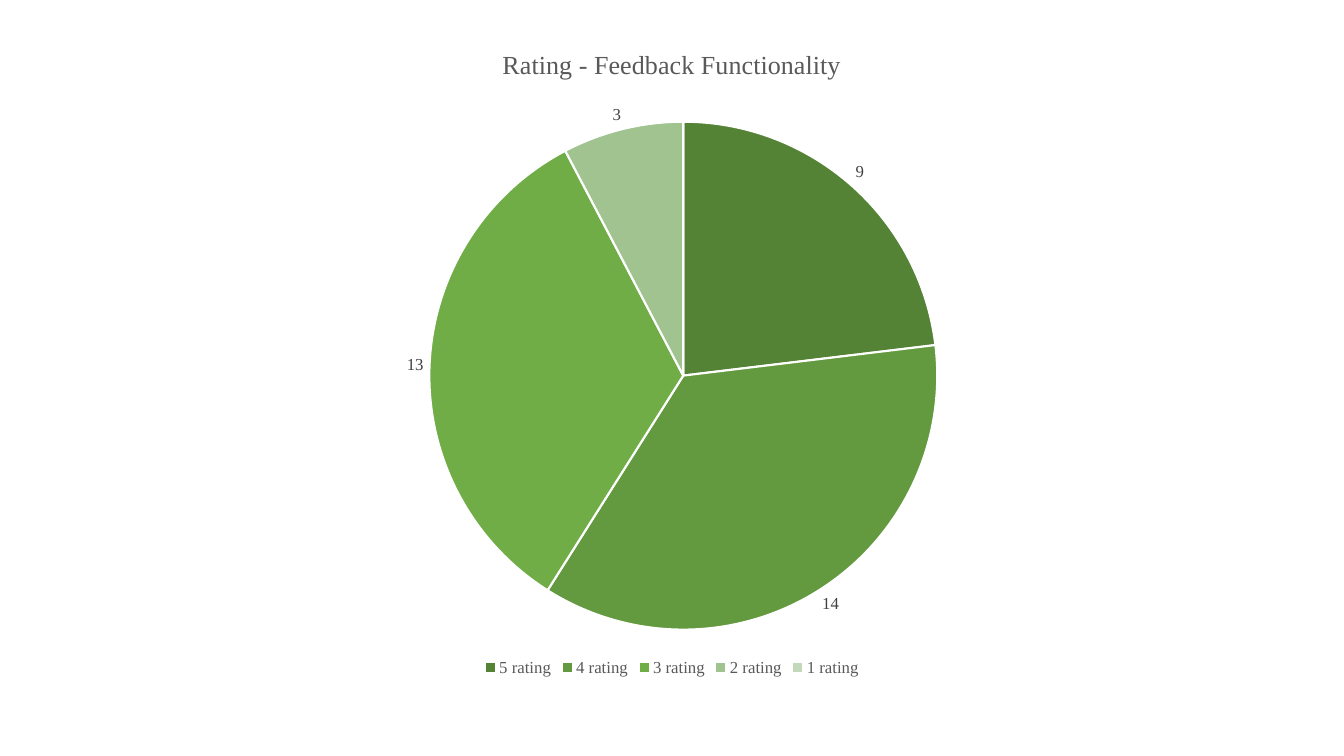
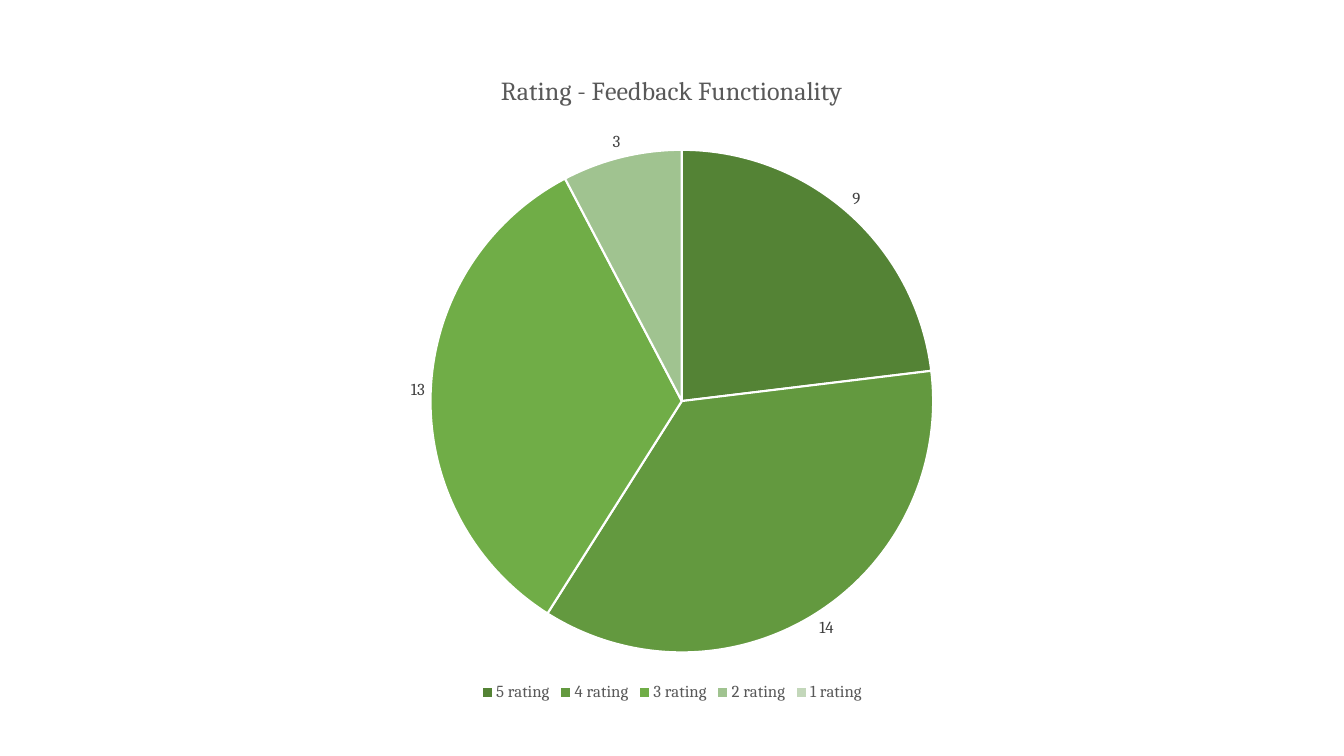
Before and after one commit to afthaj/finalThesis, a slide deck: slide 12 of figures.pptx. Drawn at 1344x756 pixels with LibreOffice and Linux fonts; fonts in the diff are those of the drawing. Boxes give left, top, right and bottom in pixels: in the first picture for what was removed or moved away, otherwise in the second. Text is boxed around its words. In the diff, an @@ line names an element or a change of style, - is before the commit and + after.

```diff
--- a/figures.pptx
+++ b/figures.pptx
@@ pie chart at [386,50,958,707] @@
@@ data labels of Rating - Feedback Functionality changed @@
@@ legend changed @@
@@ lettering changed @@
@@ pie chart: place and size @@
-pie chart at [93,25,1252,682]
+pie chart at [386,50,958,707]
```
Also in this commit, not shown: 15 other slides changed, 37 other files.
